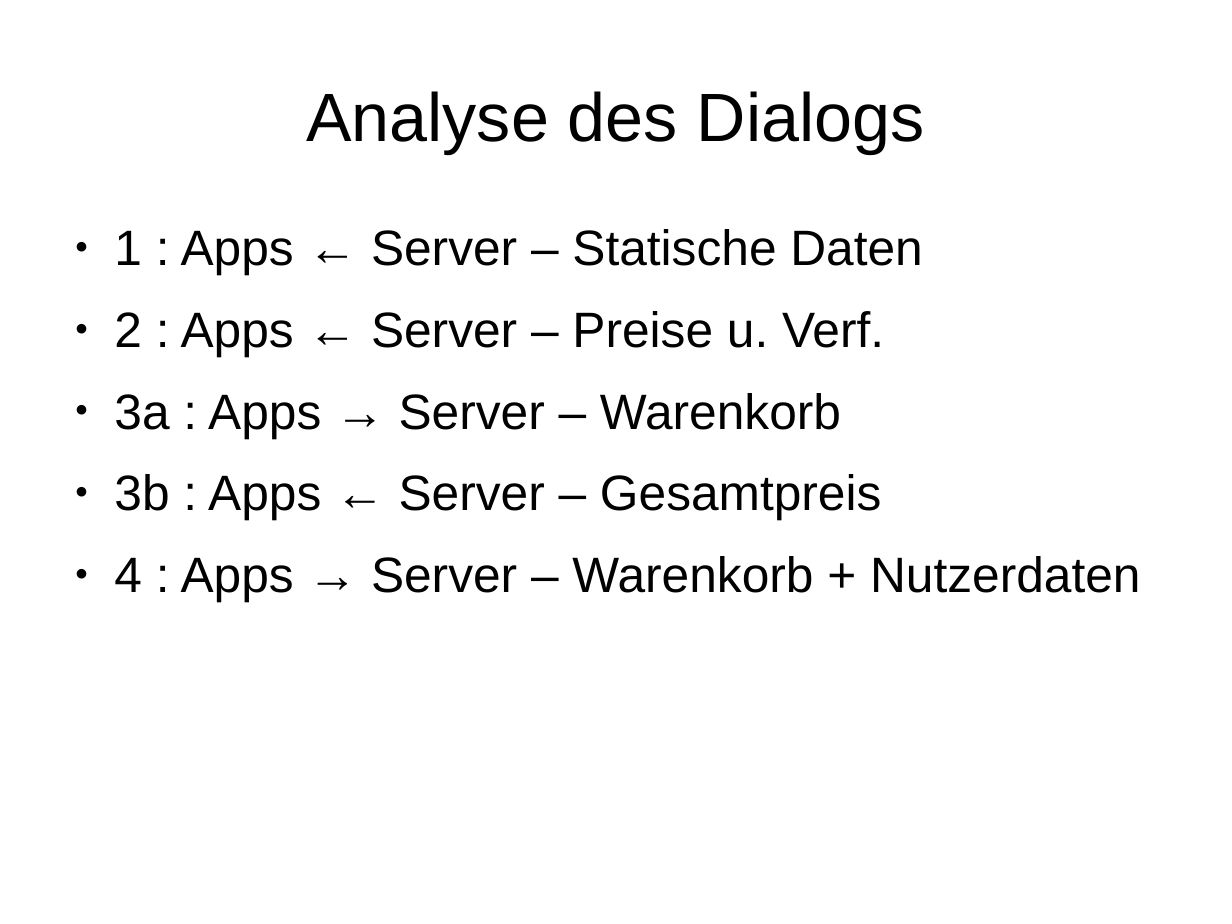
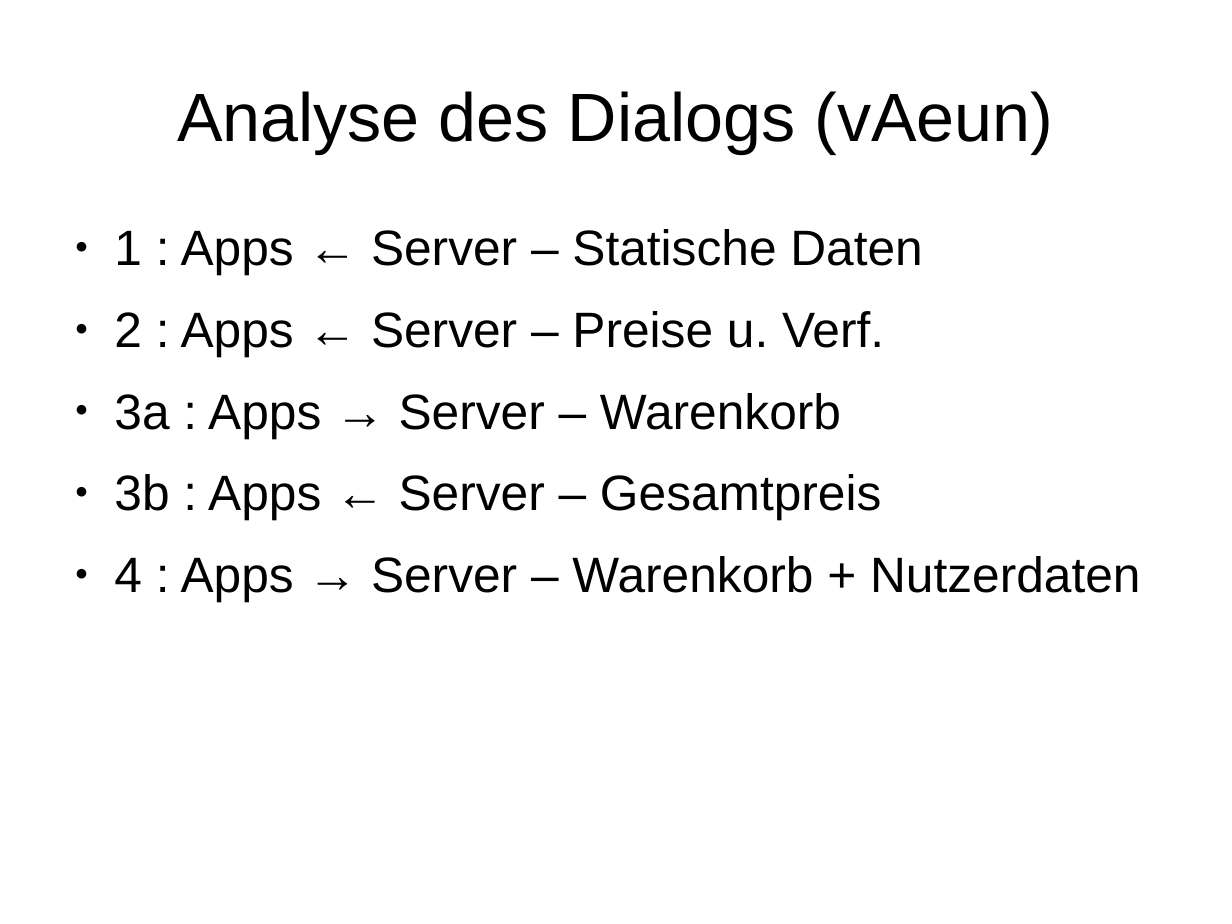
Before and after one commit to janhelmle/weiterbildung_fachinformatiker_ihk_projektantrag, a slide deck: slide 8 of praesentation/presentation_v1.odp. Drawn at 1232x924 pixels with LibreOffice and Linux fonts; fonts in the diff are those of the drawing. Boxes give left, top, right and bottom in pixels: in the first picture for what was removed or moved away, otherwise in the second. Text is boxed around its words. In the diff, an @@ line names an element or a change of style, - is before the commit and + after.

```diff
--- a/praesentation/presentation_v1.odp
+++ b/praesentation/presentation_v1.odp
@@ title at bbox=[177, 91, 1053, 153]: text changed @@
-Analyse des Dialogs
+Analyse des Dialogs (vAeun)
```
Also in this commit, not shown: 13 other slides changed.
